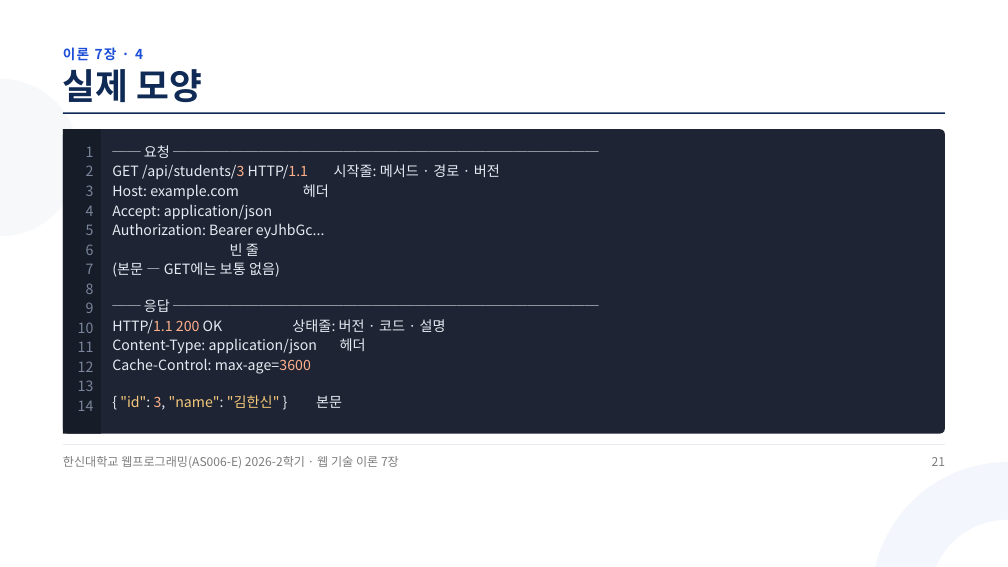
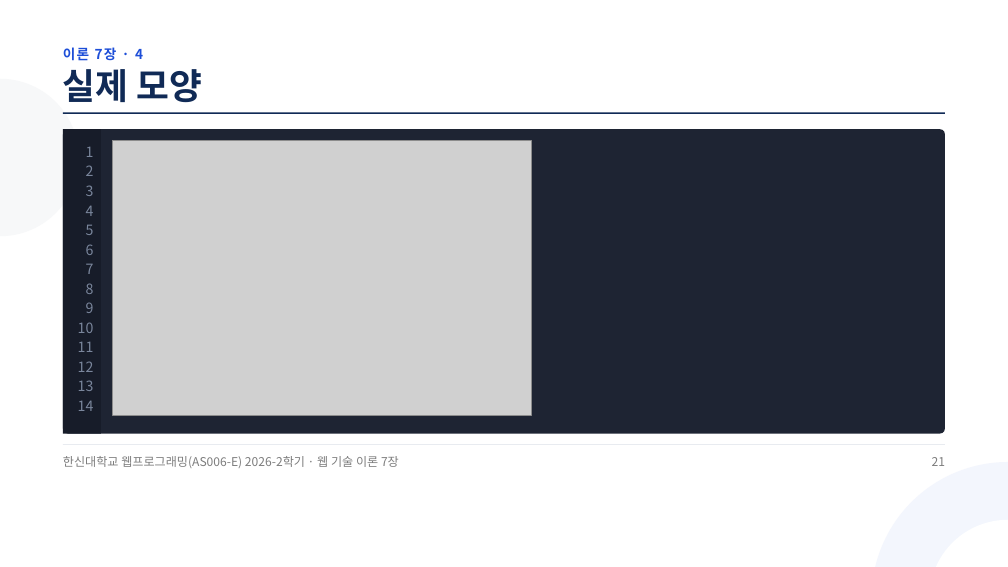
Before and after one commit to aebonlee/materials, a slide deck: slide 21 of hs-web/T07_비동기_처리와_HTTP_통신.pptx. Drawn at 1008x567 pixels with LibreOffice and Linux fonts; fonts in the diff are those of the drawing; grey boxes stand for pictures. Boxes give left, top, right and bottom in pixels: in the first picture for what was removed or moved away, otherwise in the second. Text is boxed around its words. In the diff, an @@ line names an element or a change of style, - is before the commit and + after.

```diff
--- a/hs-web/T07_비동기_처리와_HTTP_통신.pptx
+++ b/hs-web/T07_비동기_처리와_HTTP_통신.pptx
@@ text removed at [112, 145, 500, 410] @@
-── 요청 ──────────────────────────────
-GET /api/students/3 HTTP/1.1 시작줄: 메서드 · 경로 · 버전
-Host: example.com 헤더
-Accept: application/json
-Authorization: Bearer eyJhbGc...
-빈 줄
-(본문 — GET에는 보통 없음)
-── 응답 ──────────────────────────────
-HTTP/1.1 200 OK 상태줄: 버전 · 코드 · 설명
-Content-Type: application/json 헤더
-Cache-Control: max-age=3600
-{ "id": 3, "name": "김한신" } 본문
@@ picture added at [112, 141, 531, 415] @@
```
Also in this commit, not shown: 1 other slide changed, 15 other files.
